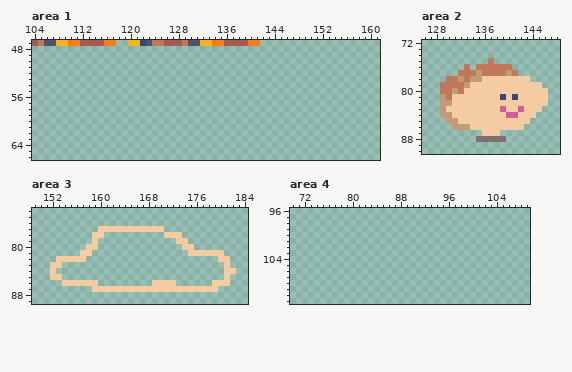
Two states of a pixel-art file, resources/textures/Entities.aseprite. Above is the file before it was changed.
512x512 pixels, 1 frame. Colours within 5 levels of each other are drawn and written as one. Shown: area 1: x 104..161, y 47..66; area 2: x 126..148, y 72..90; area 3: x 149..184, y 74..89; area 4: x 70..109, y 96..111.
The result:
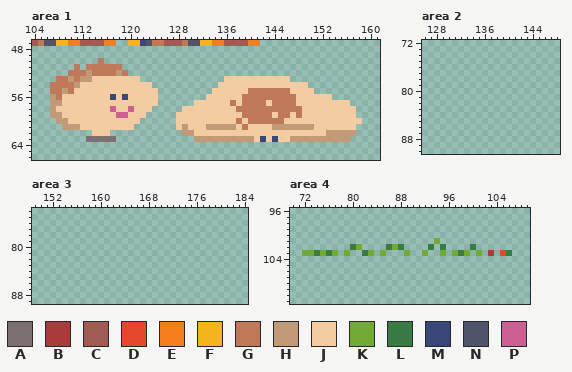
Palette (. is transparent): A #7d7071  B #a93b3b  C #a05b53  D #e6482e  E #f47e1b  F #f4b41b  G #bf7958  H #c19b77  J #f4cca1  K #71aa34  L #397b44  M #394778  N #4f546b  P #cd6093
Diff:
Changed rows in their new state; - is an unchanged pixel.
Area 1, layer "Layer 1 #3":
first column x 107:
50 --------G-------------------------------------------
51 ----G-GGGGGG----------------------------------------
52 ---GGGHGGGGHG---------------------------------------
53 -GGHGHHJJJJJJJJ--------------JJJJJJJJJJJ------------
54 GGGGHJJJJJJJJJJJJ-----------JJJJJJJJJJJJJJJ---------
55 GGHGJJJJJJJJJJJJJJ---------JJJJJJGGGGGGGJJJJ--------
56 HGJJJJJJJJMJMJJJJJ--------JJJJJJGGGGGGGGGJJJJJJ-----
57 HHJJJJJJJJJJJJJJJJ------JJJJJJGJGGGGJGGGGJJJJJJJJJ--
58 HJJJJJJJJJPJJPJJJ-----JJJJJJJJJGGGGGGGGGGGJJJJJJJJJ-
59 HHJJJJJJJJJPPJJJ-----JJJJJJJJJJJGGGGGJGGJGJJJJJJJJJ-
60 -HHJJJJJJJJJJJJ------JJJJJJJJJJGJGGGGGGJJJJJJJJJJJJJ
61 --HHHJJJJJJJJJ-------JHJJJHHHHHJGJJJJHHHHHHHJJJJJJJ-
62 -------JJJ------------HHJJJJJJJJJJJJJJJJJJJJJJHHHHH-
63 ------AAAAA-------------HHHHHHHHHHJMJMJJHHHHHHHHHH--
Area 2, layer "Layer 1 #3":
first column x 129:
75 --------.---------
76 ----.-......------
77 ---..........-----
78 -..............---
79 .................-
80 ..................
81 ..................
82 ..................
83 .................-
84 ................--
85 -..............---
86 --............----
87 -------...--------
88 ------.....-------
Area 3, layer "Layer 1 #3":
first column x 152:
77 --------...........------------
78 -------..----------...---------
79 -------.-------------..--------
80 ------..--------------..-------
81 -----..----------------......--
82 -.....----------------------..-
83 ..---------------------------.-
84 .----------------------------..
85 ..---------------------------.-
86 --......---------....------...-
87 -------.....................---
Area 4, layer "Layer 1 #3":
first column x 72:
101 ----------------------K------------
102 --------LK----LKL----L-L----L------
103 KKLKLK-K--LK-K---K--K--K-KLK-K-B-DL
